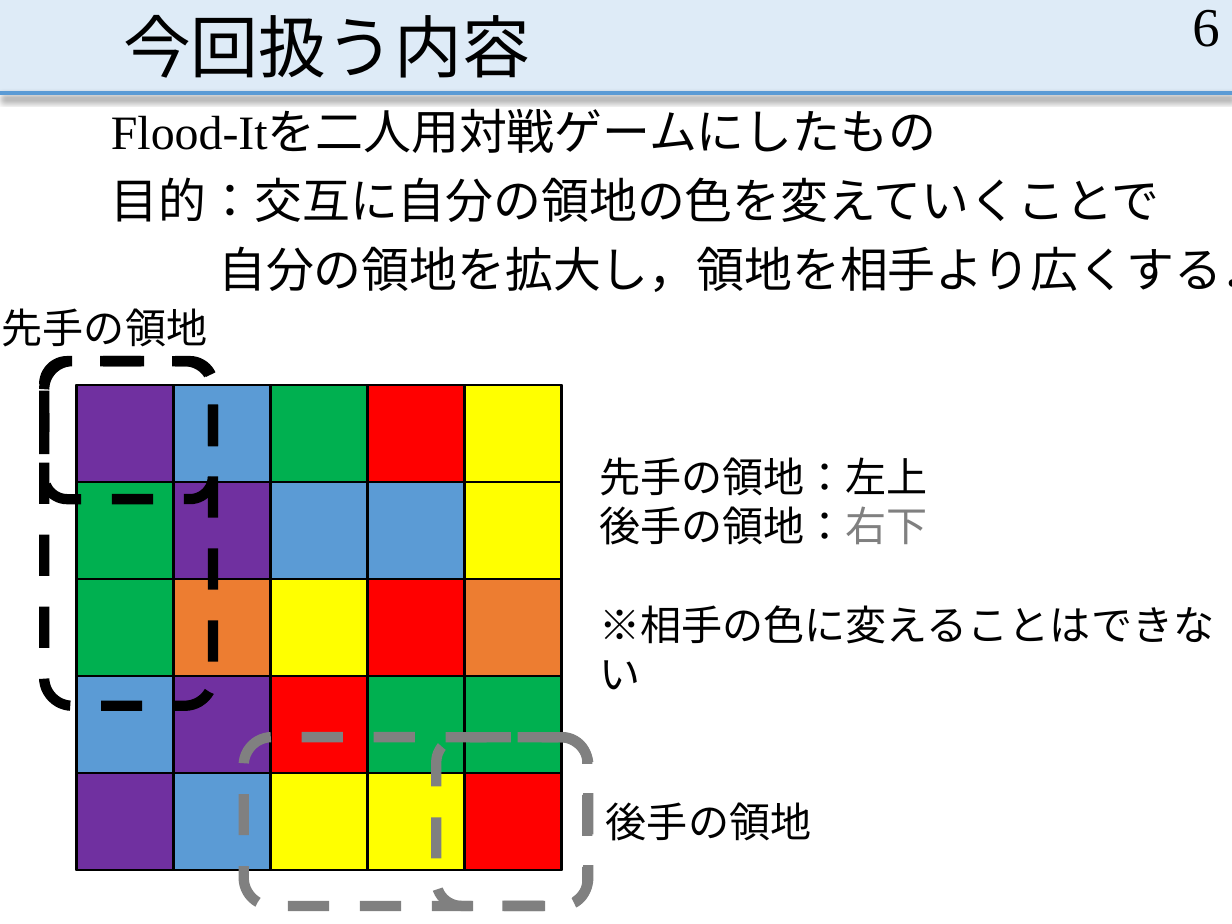
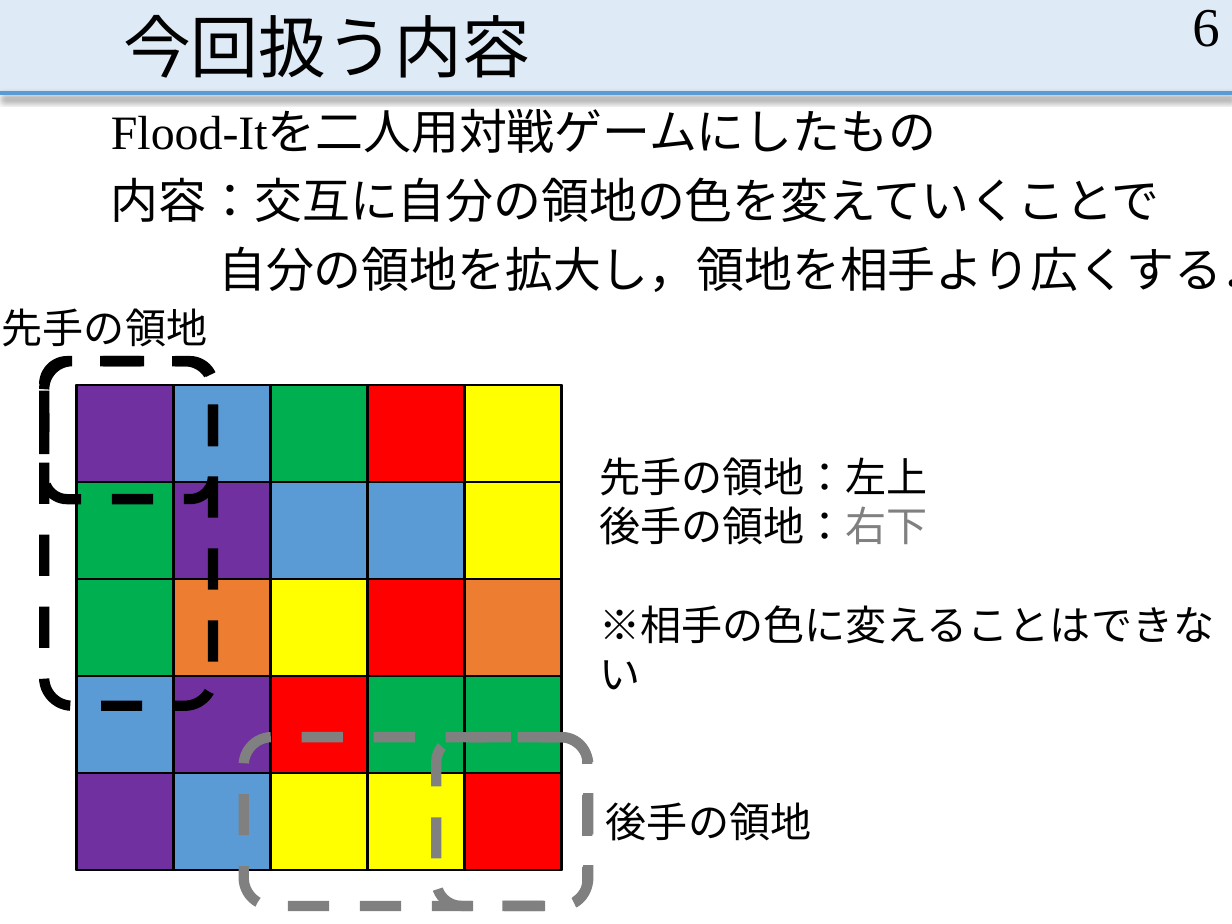
Before and after one commit to MasayaOda/SR, a slide deck: slide 6 of 中間発表.pptx. Drawn at 1232x924 pixels with LibreOffice and Linux fonts; fonts in the diff are those of the drawing. Boxes give left, top, right and bottom in pixels: in the first picture for what was removed or moved away, otherwise in the second. Text is boxed around its words. In the diff, an @@ line names an element or a change of style, - is before the commit and + after.

```diff
--- a/中間発表.pptx
+++ b/中間発表.pptx
@@ text at [111,177,1160,222]: text changed @@
-目的：交互に自分の領地の色を変えていくことで
+内容：交互に自分の領地の色を変えていくことで
```
Also in this commit, not shown: 9 other slides changed.
